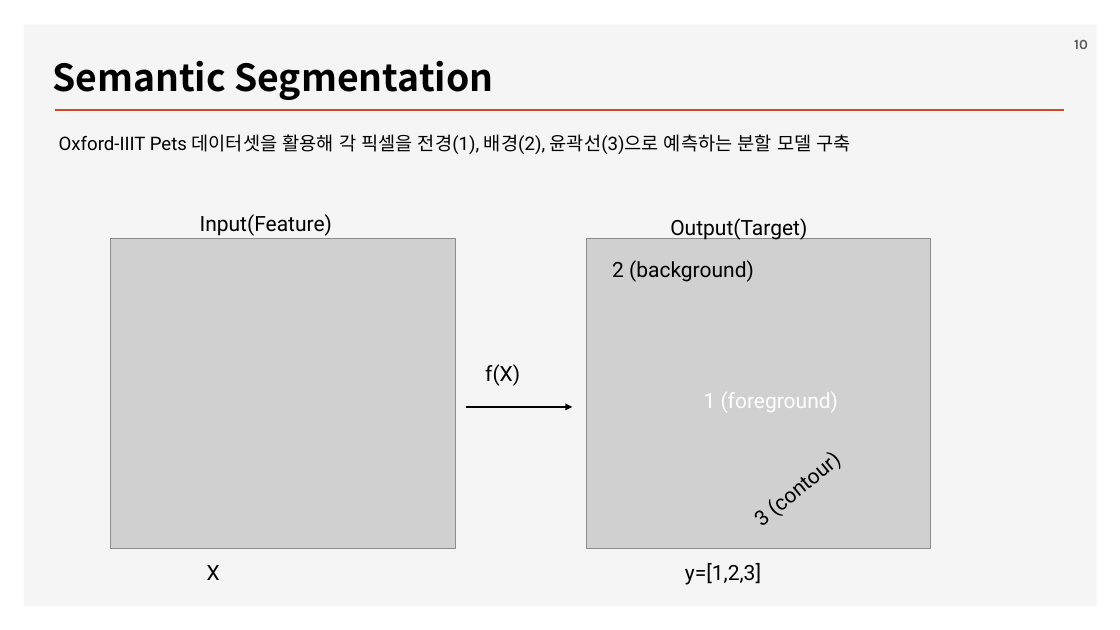
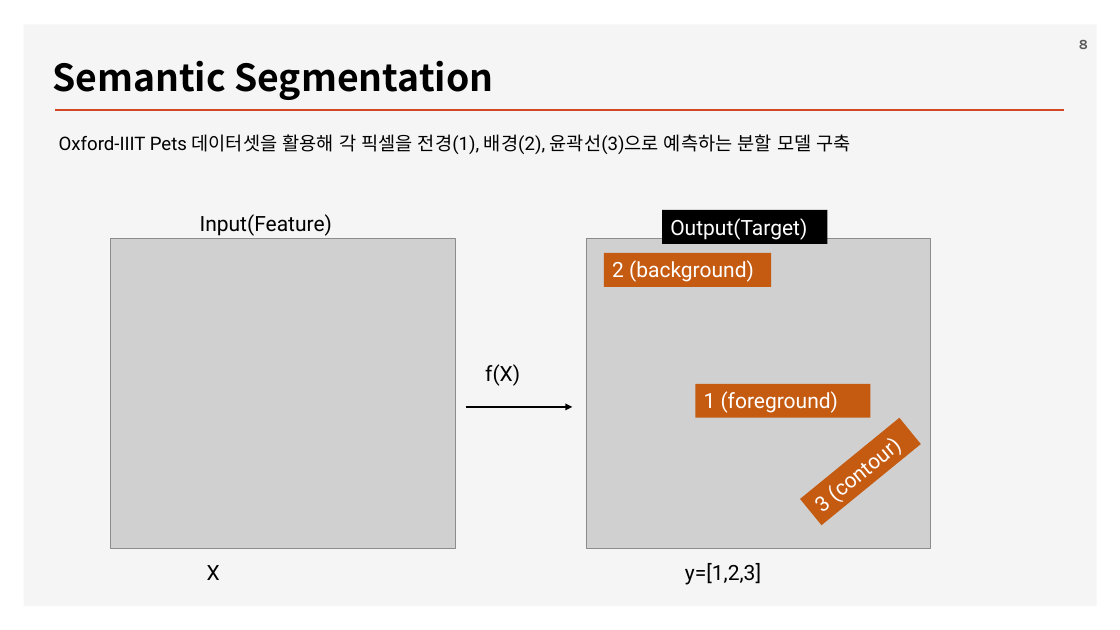
Before and after one commit to ancestor9/2026_Fall_Deep-Learning-with-Python, a slide deck: slide 8 of Chapter 11 Image segmentation.pptx (slide 10 before the commit). Drawn at 1120x630 pixels with LibreOffice and Linux fonts; fonts in the diff are those of the drawing; grey boxes stand for pictures; background and template pictures are left out. Boxes give left, top, right and bottom in pixels: in the first picture for what was removed or moved away, otherwise in the second. Text is boxed around its words. In the diff, an @@ line names an element or a change of style, - is before the commit and + after.

```diff
--- a/Chapter 11 Image segmentation.pptx
+++ b/Chapter 11 Image segmentation.pptx
@@ page number at box(1079, 40, 1088, 49): text changed @@
-10
+8
@@ rectangle "Output(Target)" at box(662, 210, 828, 244): text colour #000000 to #FFFFFF; fill none to #000000 @@
@@ 3 rectangles: place and size @@
-3 rectangles at box(612, 218, 838, 412)
+3 rectangles at box(604, 210, 870, 418)
@@ rectangle "2 (background)" at box(604, 253, 771, 287): text colour #000000 to #FFFFFF; fill none to #C55A11 @@
@@ rectangle "1 (foreground)" at box(696, 384, 870, 418): fill none to #C55A11 @@
@@ rectangle "3 (contour)" at box(800, 418, 921, 525): text colour #000000 to #FFFFFF; fill none to #C55A11 @@
@@ rectangle "3 (contour)": place and size @@
-rectangle "3 (contour)" at box(762, 507, 771, 525)
+rectangle "3 (contour)" at box(800, 418, 921, 525)
```
Also in this commit, not shown: 19 other slides changed, 4 slides added, 3 slides removed.
